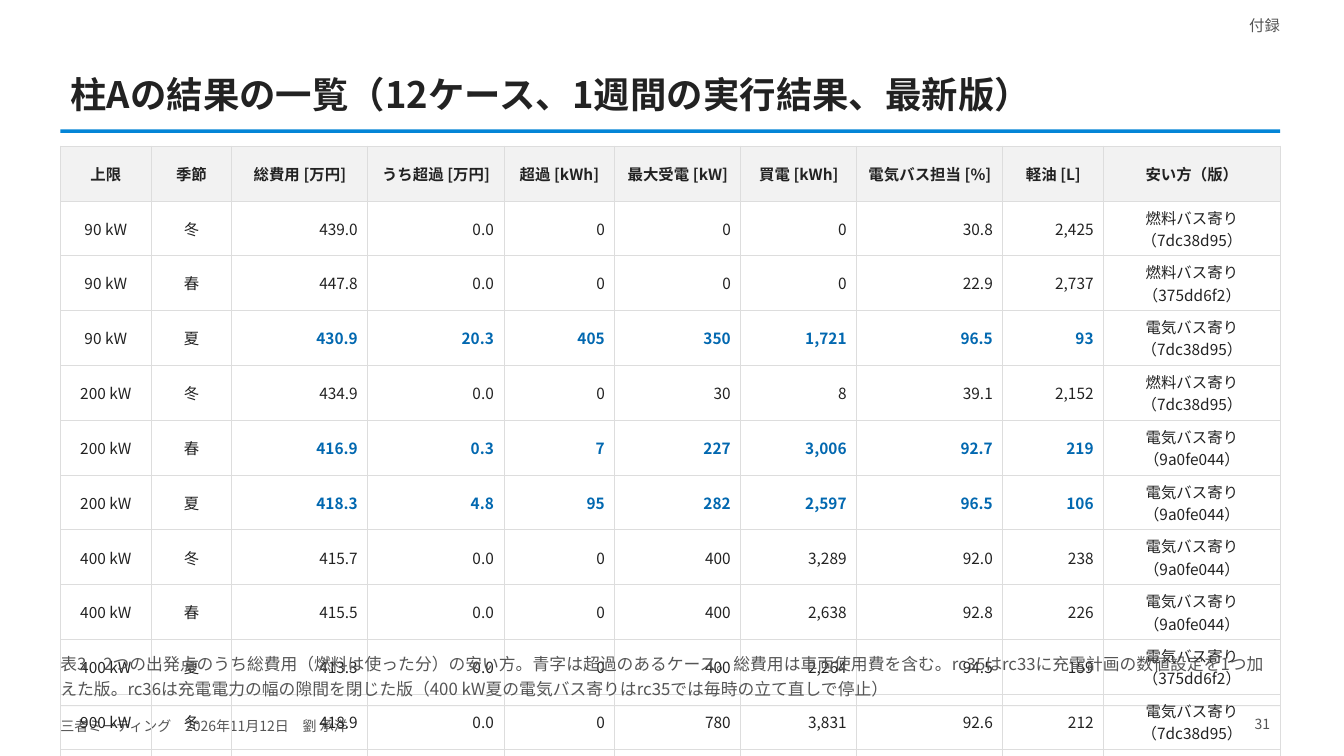
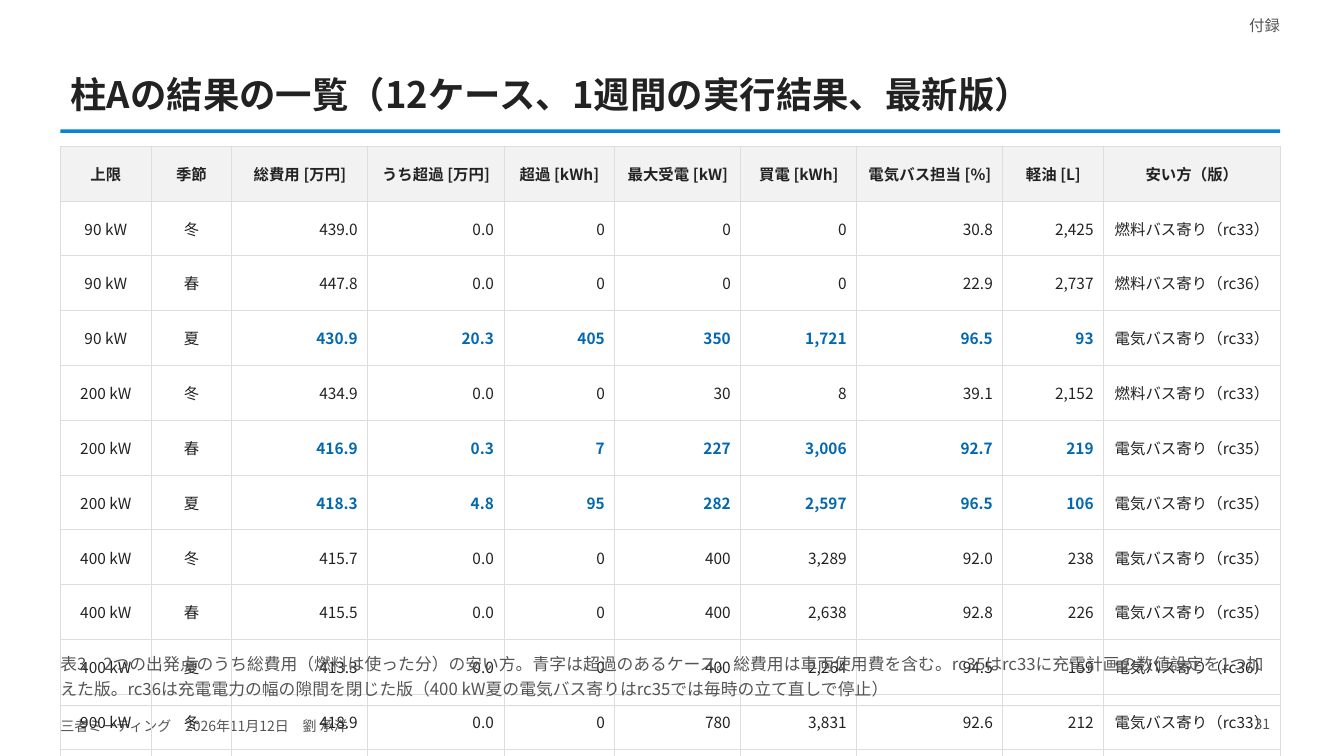
Before and after one commit to CYLIU2003/master-course, a slide deck: slide 31 of outcome/2026-11-12_three_party/three_party_20261112.pptx. Drawn at 1344x756 pixels with LibreOffice and Linux fonts; fonts in the diff are those of the drawing. Boxes give left, top, right and bottom in pixels: in the first picture for what was removed or moved away, otherwise in the second. Text is boxed around its words. In the diff, an @@ line names an element or a change of style, - is before the commit and + after.

```diff
--- a/outcome/2026-11-12_three_party/three_party_20261112.pptx
+++ b/outcome/2026-11-12_three_party/three_party_20261112.pptx
@@ table at [60,146,1280,736] @@
-row 2, column 10: 燃料バス寄り（7dc38d95）
+row 2, column 10: 燃料バス寄り（rc33）
-row 3, column 10: 燃料バス寄り（375dd6f2）
+row 3, column 10: 燃料バス寄り（rc36）
-row 4, column 10: 電気バス寄り（7dc38d95）
+row 4, column 10: 電気バス寄り（rc33）
-row 5, column 10: 燃料バス寄り（7dc38d95）
+row 5, column 10: 燃料バス寄り（rc33）
-row 6, column 10: 電気バス寄り（9a0fe044）
+row 6, column 10: 電気バス寄り（rc35）
-row 7, column 10: 電気バス寄り（9a0fe044）
+row 7, column 10: 電気バス寄り（rc35）
-row 8, column 10: 電気バス寄り（9a0fe044）
+row 8, column 10: 電気バス寄り（rc35）
-row 9, column 10: 電気バス寄り（9a0fe044）
+row 9, column 10: 電気バス寄り（rc35）
-row 10, column 10: 電気バス寄り（375dd6f2）
+row 10, column 10: 電気バス寄り（rc36）
-row 11, column 10: 電気バス寄り（7dc38d95）
+row 11, column 10: 電気バス寄り（rc33）
-row 12, column 10: 電気バス寄り（9a0fe044）
+row 12, column 10: 電気バス寄り（rc35）
```
Also in this commit, not shown: 9 other slides changed, 5 other files.
